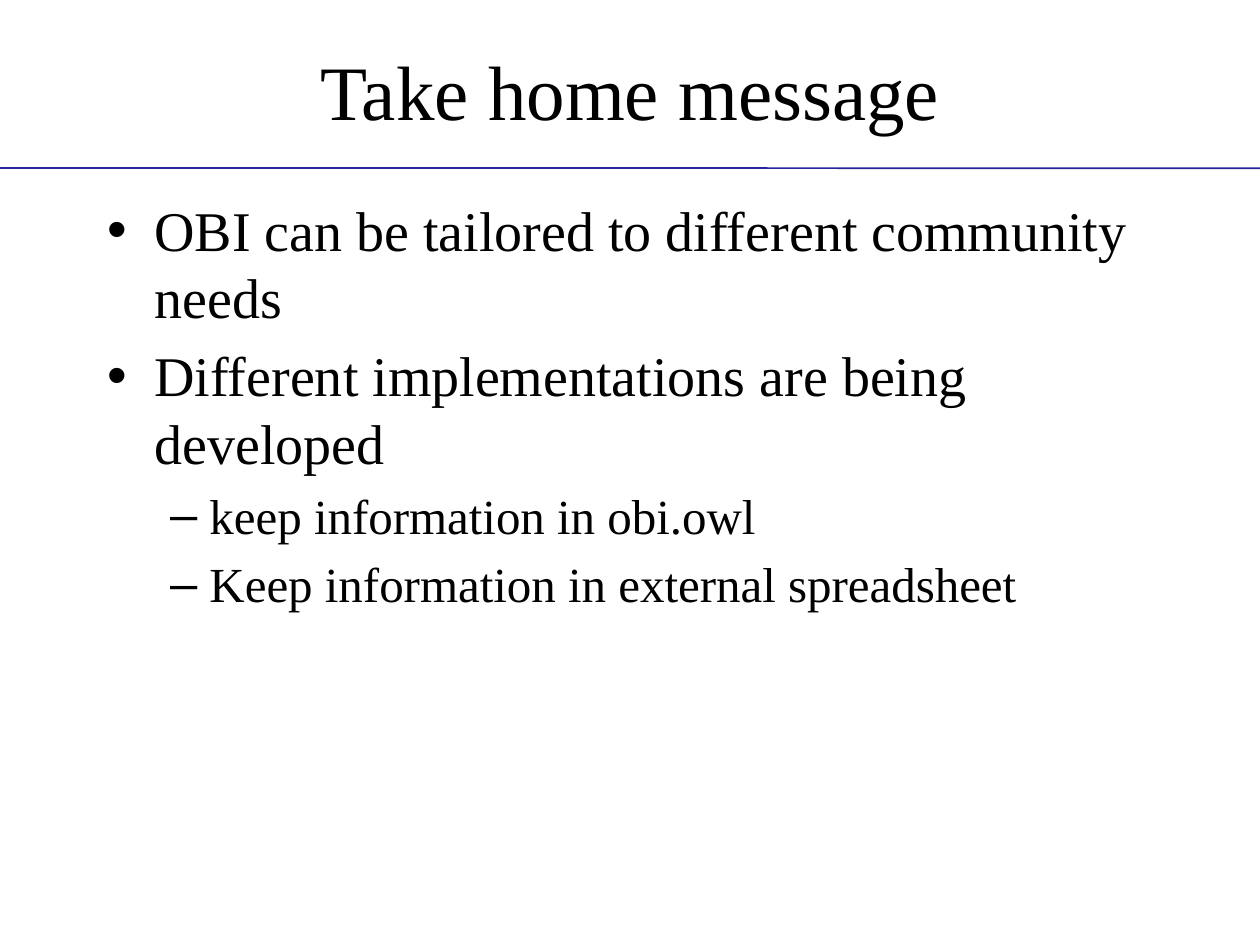
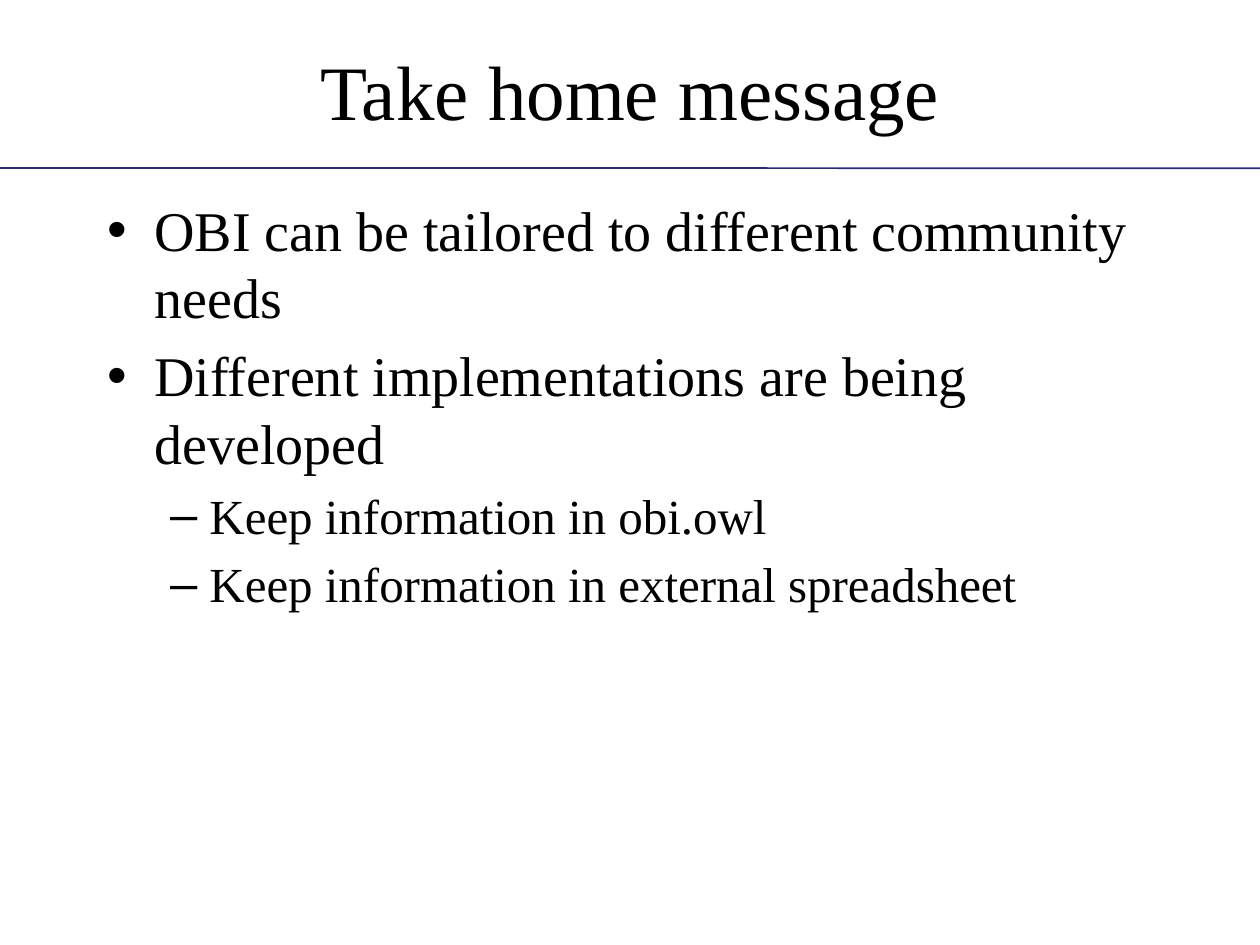
Before and after one commit to obi-ontology/obi-legacy-svn, a slide deck: slide 18 of trunk/docs/presentations/OBI tutorial July 2011 ICBO/MIREOT-View.pptx. Drawn at 1260x945 pixels with LibreOffice and Linux fonts; fonts in the diff are those of the drawing; background and template pictures are left out. Boxes give left, top, right and bottom in pixels: in the first picture for what was removed or moved away, otherwise in the second. Text is boxed around its words. In the diff, an @@ line names an element or a change of style, - is before the commit and + after.

```diff
--- a/trunk/docs/presentations/OBI tutorial July 2011 ICBO/MIREOT-View.pptx
+++ b/trunk/docs/presentations/OBI tutorial July 2011 ICBO/MIREOT-View.pptx
@@ text at [209,499,766,544]: text changed @@
-  – keep information in obi.owl
+  – Keep information in obi.owl
```
Also in this commit, not shown: 3 other slides changed.
